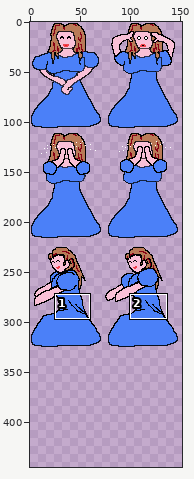
Sprite sheet, stored at Wasp1/Assets/Sprites/picnic_spouse.png. The picture above shows the old version from afar; the outline marks the close-up.
Close-up. As it was:
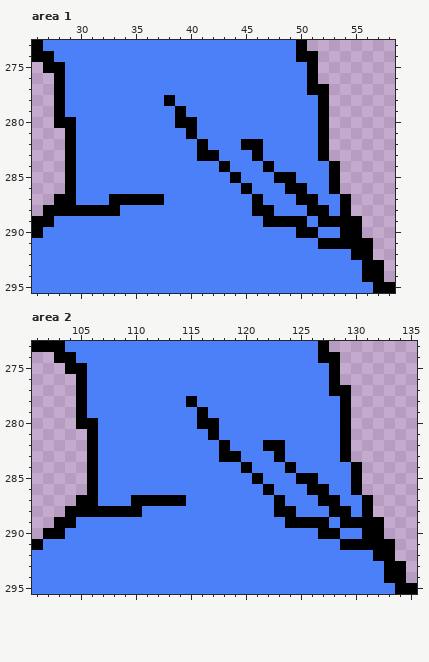
The file is 152x329 pixels. Pixels under 10% opacity are left out. Colours within 5 levels of each other are drawn and written as one. Shown: area 1: x 26..58, y 273..295; area 2: x 101..135, y 273..295. The old version is drawn lined up with the new one, on the new canvas. The wide view leaves out empty margins. The commit also changed other parts of the picture, which this record leaves out.
The result:
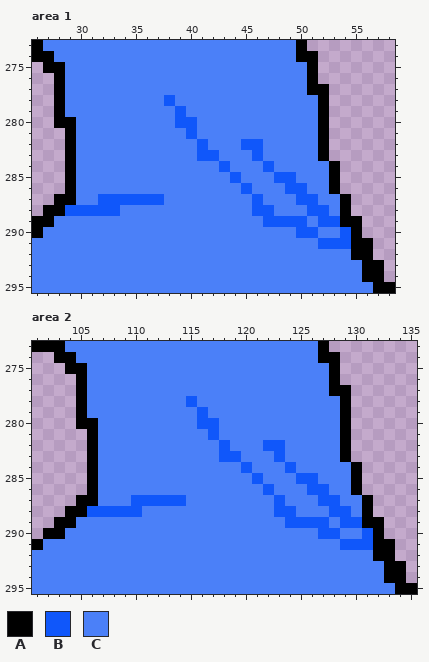
Palette (. is transparent): A #000000  B #1057fa  C #4b80f8
Change:
canvas 152x329 -> 152x448
Area 1:
y 278: x 38 A -> B
y 279: x 39 A -> B
y 280: x 39..40 AA -> BB
y 281: x 40 A -> B
y 282: x 41 A -> B; x 45..46 AA -> BB
y 283: x 41..42 AA -> BB; x 46 A -> B
y 284: x 43 A -> B; x 47 A -> B
y 285: x 44 A -> B; x 48..49 AA -> BB
y 286: x 45 A -> B; x 49..50 AA -> BB
y 287: x 32..37 CAAAAA -> BBBBBB; x 46 A -> B; x 50..51 AA -> BB
y 288: x 29..33 AAAAA -> BBBBB; x 46..47 AA -> BB; x 51..52 AA -> BB
y 289: x 47..50 AAAA -> BBBB; x 52..53 AA -> BB
y 290: x 50..51 AA -> BB; x 54 A -> B
y 291: x 52..54 AAA -> BBB
Area 2:
y 278: x 115 A -> B
y 279: x 116 A -> B
y 280: x 116..117 AA -> BB
y 281: x 117 A -> B
y 282: x 118 A -> B; x 122..123 AA -> BB
y 283: x 118..119 AA -> BB; x 123 A -> B
y 284: x 120 A -> B; x 124 A -> B
y 285: x 121 A -> B; x 125..126 AA -> BB
y 286: x 122 A -> B; x 126..127 AA -> BB
y 287: x 110..114 AAAAA -> BBBBB; x 123 A -> B; x 127..128 AA -> BB
y 288: x 106..110 AAAAA -> BBBBB; x 123..124 AA -> BB; x 128..129 AA -> BB
y 289: x 124..127 AAAA -> BBBB; x 129..130 AA -> BB
y 290: x 127..128 AA -> BB; x 131 A -> B
y 291: x 129..131 AAA -> BBB
Where, in picture pixels (left, top, right, bottom), the same in both close-ups:
changed: (164, 95, 351, 249)
changed: (65, 194, 164, 216)
changed: (87, 396, 373, 550)
